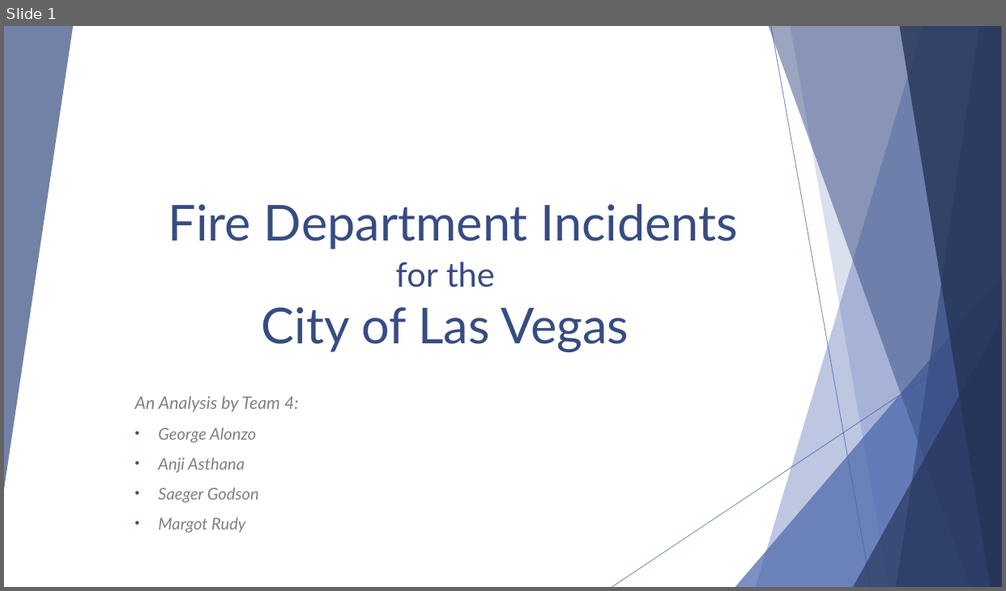
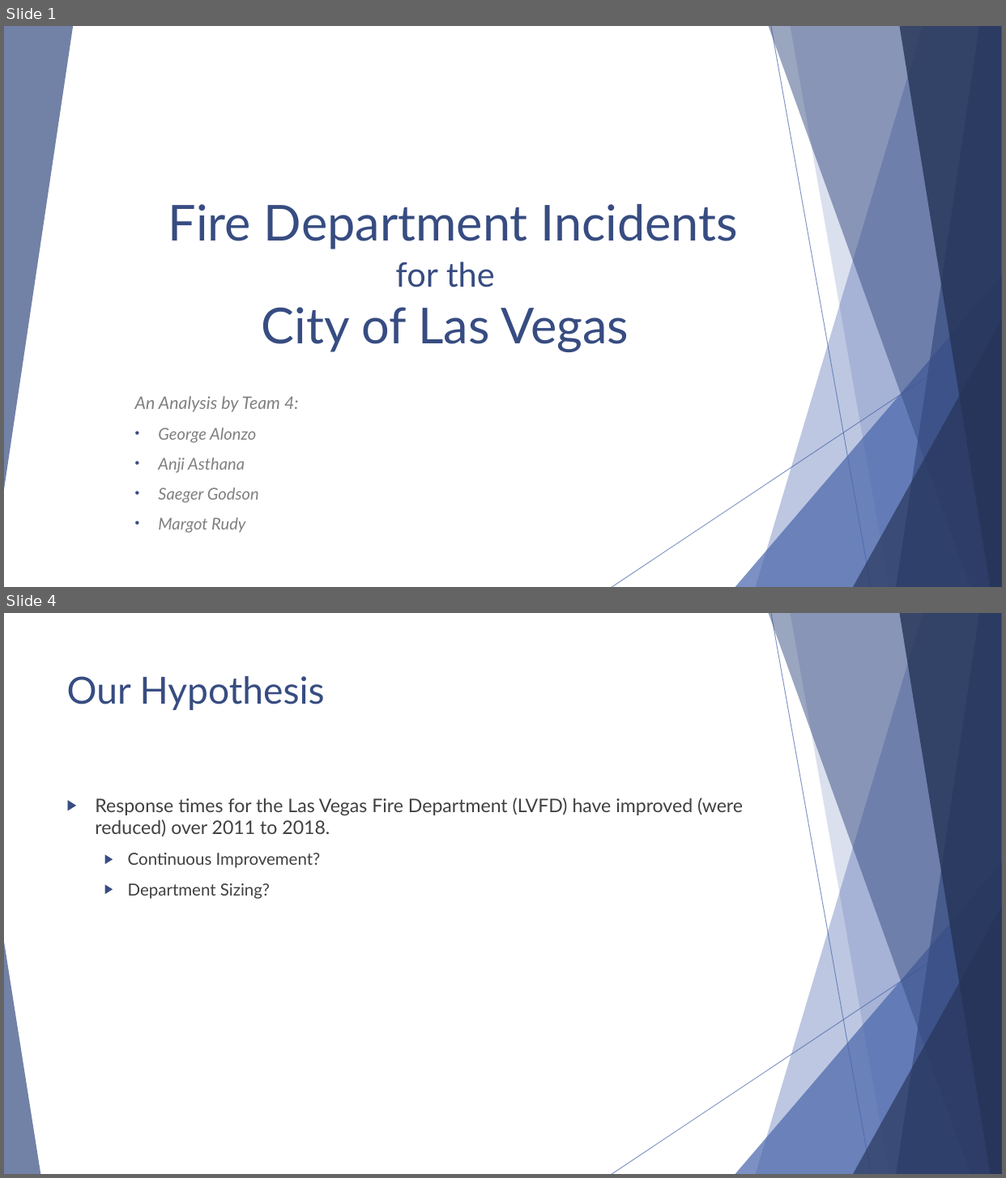
Before and after one commit to GVAlonzo/t4-project1, a slide deck: CLV_Incidents.pptx. Shown one above the other, each under a label of ours: slide 1 before the commit, slides 1 and 4 after it; the slides between them are not shown. The pictures are 1006x591 and 1006x1178 pixels, drawn with LibreOffice and Linux fonts; fonts in the diff are those of the drawing. Boxes give left, top, right and bottom in pixels: in the first picture for what was removed or moved away, otherwise in the second. Text is boxed around its words. In the diff, an @@ line names an element or a change of style, - is before the commit and + after.

```diff
--- a/CLV_Incidents.pptx
+++ b/CLV_Incidents.pptx
@@ slide 4 added at (x1=4, y1=613, x2=1002, y2=1174), background #FFFFFF; not listed: 9 template elements that a slide beside it also shows @@
@@ title added at (x1=67, y1=676, x2=325, y2=710), 36 pt, text #384C81 @@
+Our Hypothesis
@@ text added at (x1=95, y1=798, x2=743, y2=899), 18 pt, text #404040 @@
+▶ Response times for the Las Vegas Fire Department (LVFD) have improved (were reduced) over 2011 to 2018.
+  ▶ Continuous Improvement?
+  ▶ Department Sizing?
@@ triangle added at (x1=4, y1=942, x2=40, y2=1174), fill #384C81 at 70% opacity @@
```
Also in this commit, not shown: 5 slides changed.
